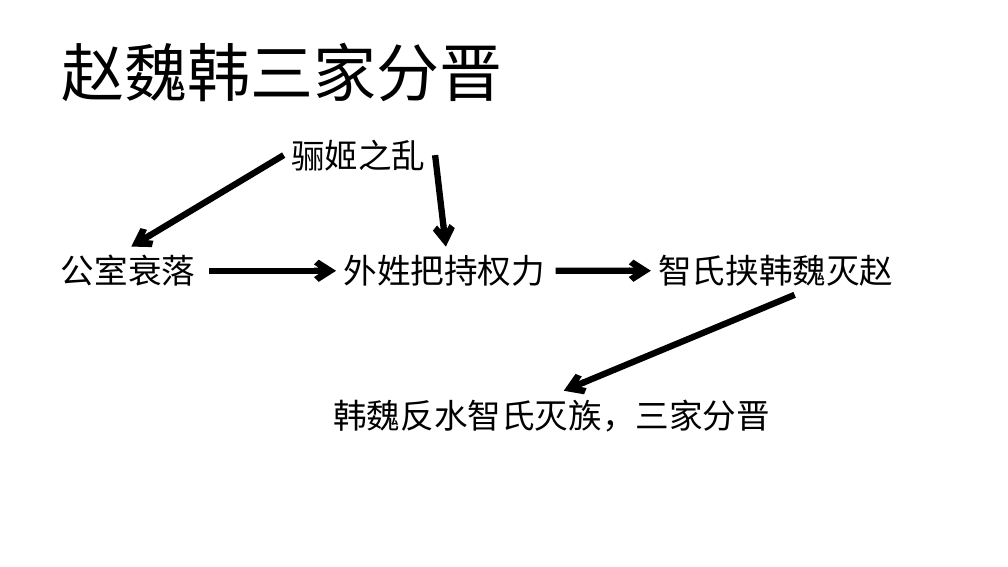
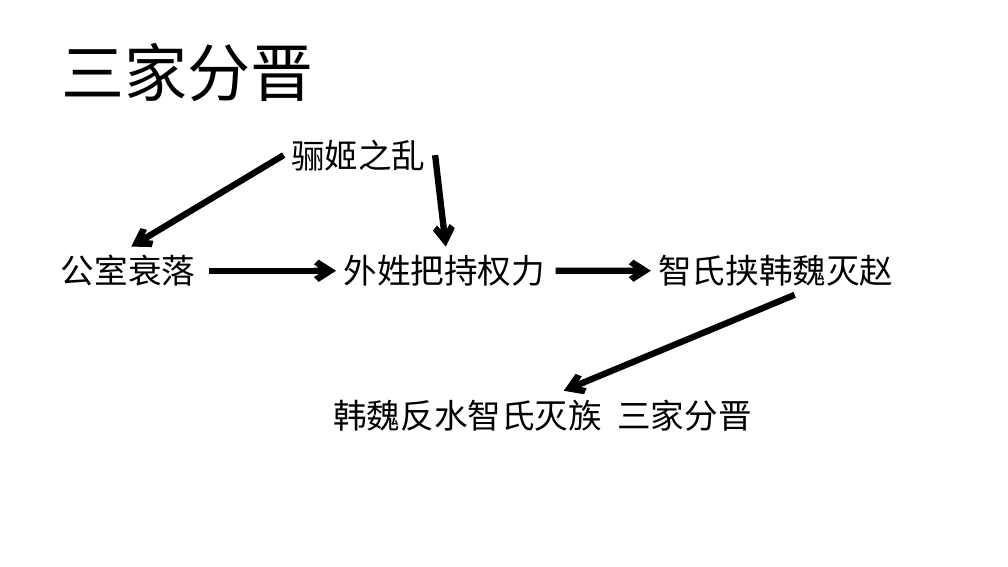
Before and after one commit to DaccPonding/learn_for_yourself, a slide deck: slide 2 of 阿正的分享.pptx. Drawn at 1008x567 pixels with LibreOffice and Linux fonts; fonts in the diff are those of the drawing. Boxes give left, top, right and bottom in pixels: in the first picture for what was removed or moved away, otherwise in the second. Text is boxed around its words. In the diff, an @@ line names an element or a change of style, - is before the commit and + after.

```diff
--- a/阿正的分享.pptx
+++ b/阿正的分享.pptx
@@ title at <box>61,42,313,101</box>: text changed @@
-赵魏韩三家分晋
+三家分晋
@@ text at <box>333,393,751,431</box>: text changed @@
-韩魏反水智氏灭族，三家分晋
+韩魏反水智氏灭族 三家分晋
```
Also in this commit, not shown: 5 other slides changed, 6 slides added, 1 slide removed, 1 other file.
